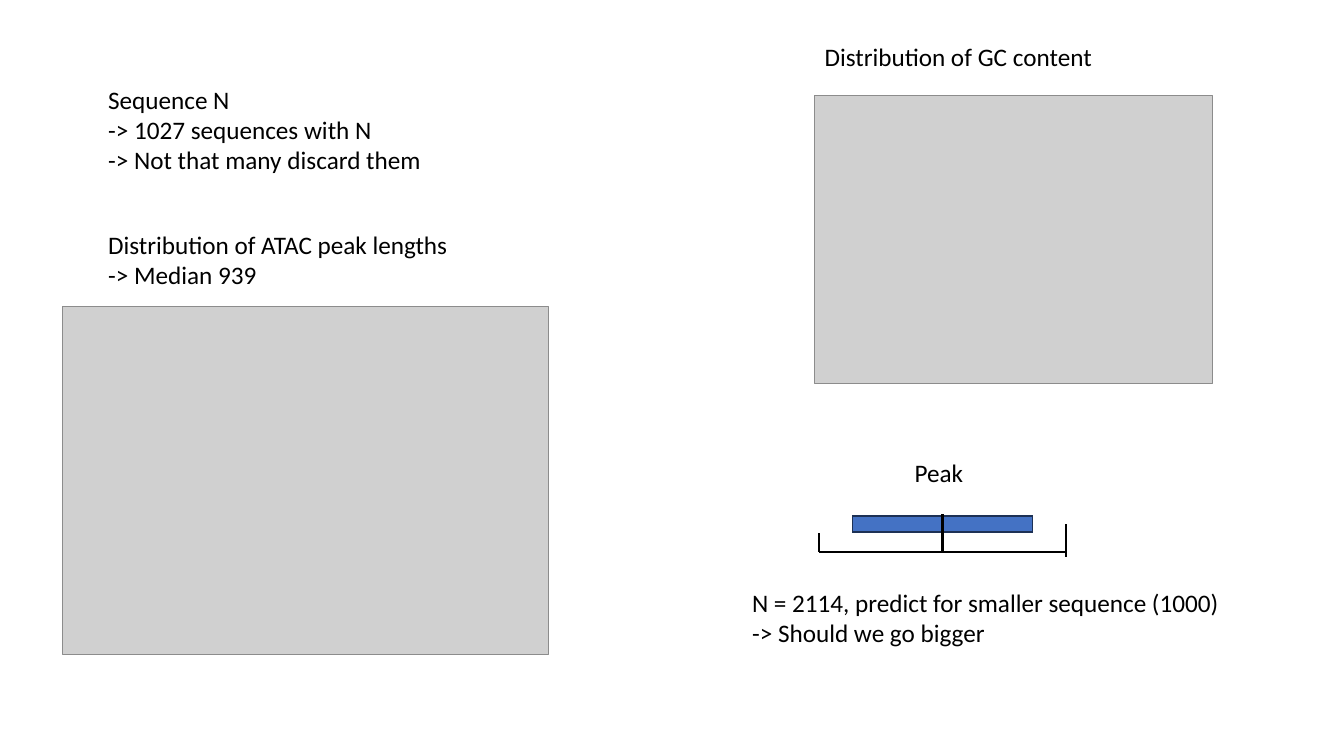
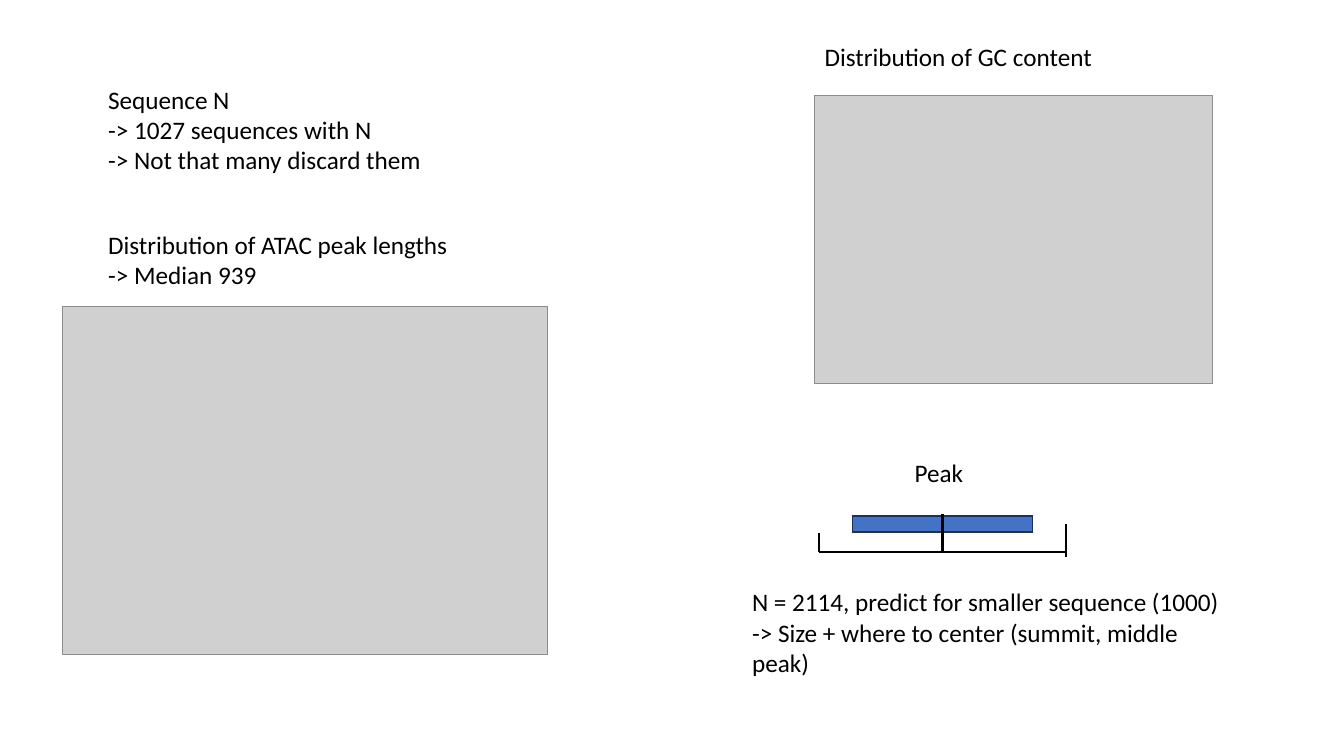
Before and after one commit to alexiaDorm/master-thesis, a slide deck: slide 7 of notes/Building model.pptx. Drawn at 1344x756 pixels with LibreOffice and Linux fonts; fonts in the diff are those of the drawing; grey boxes stand for pictures. Boxes give left, top, right and bottom in pixels: in the first picture for what was removed or moved away, otherwise in the second. Text is boxed around its words. In the diff, an @@ line names an element or a change of style, - is before the commit and + after.

```diff
--- a/notes/Building model.pptx
+++ b/notes/Building model.pptx
@@ text at (752,623,1178,676): text changed @@
--> Should we go bigger
+-> Size + where to center (summit, middle peak)
```
Also in this commit, not shown: 4 other files.
